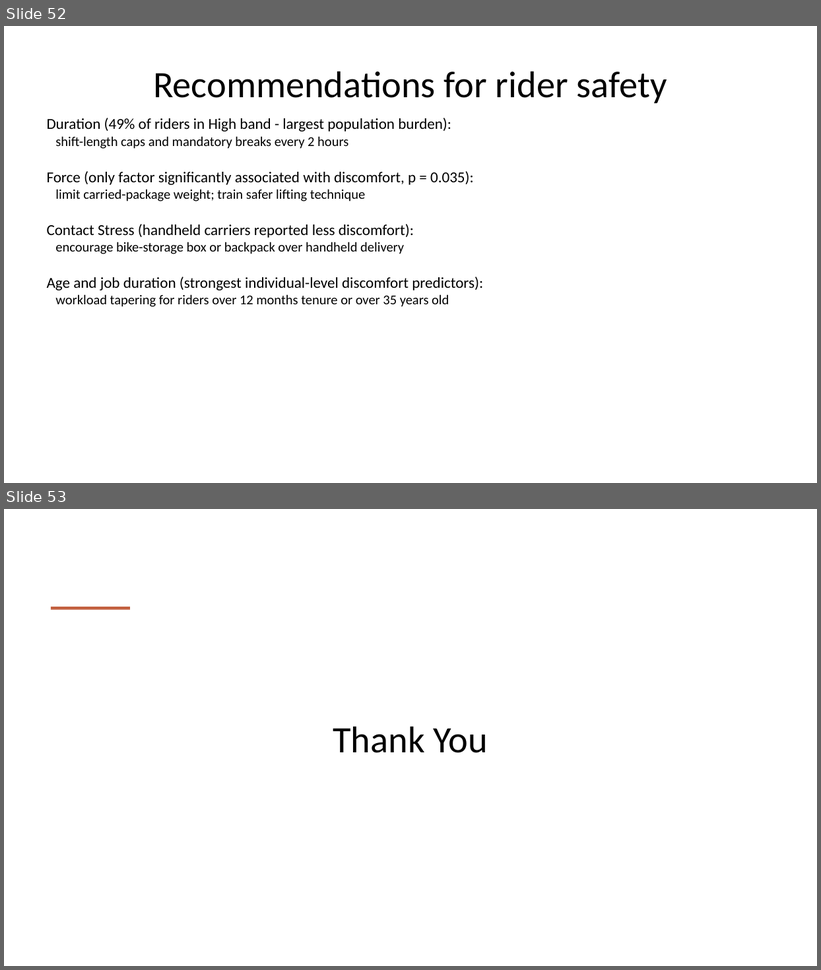
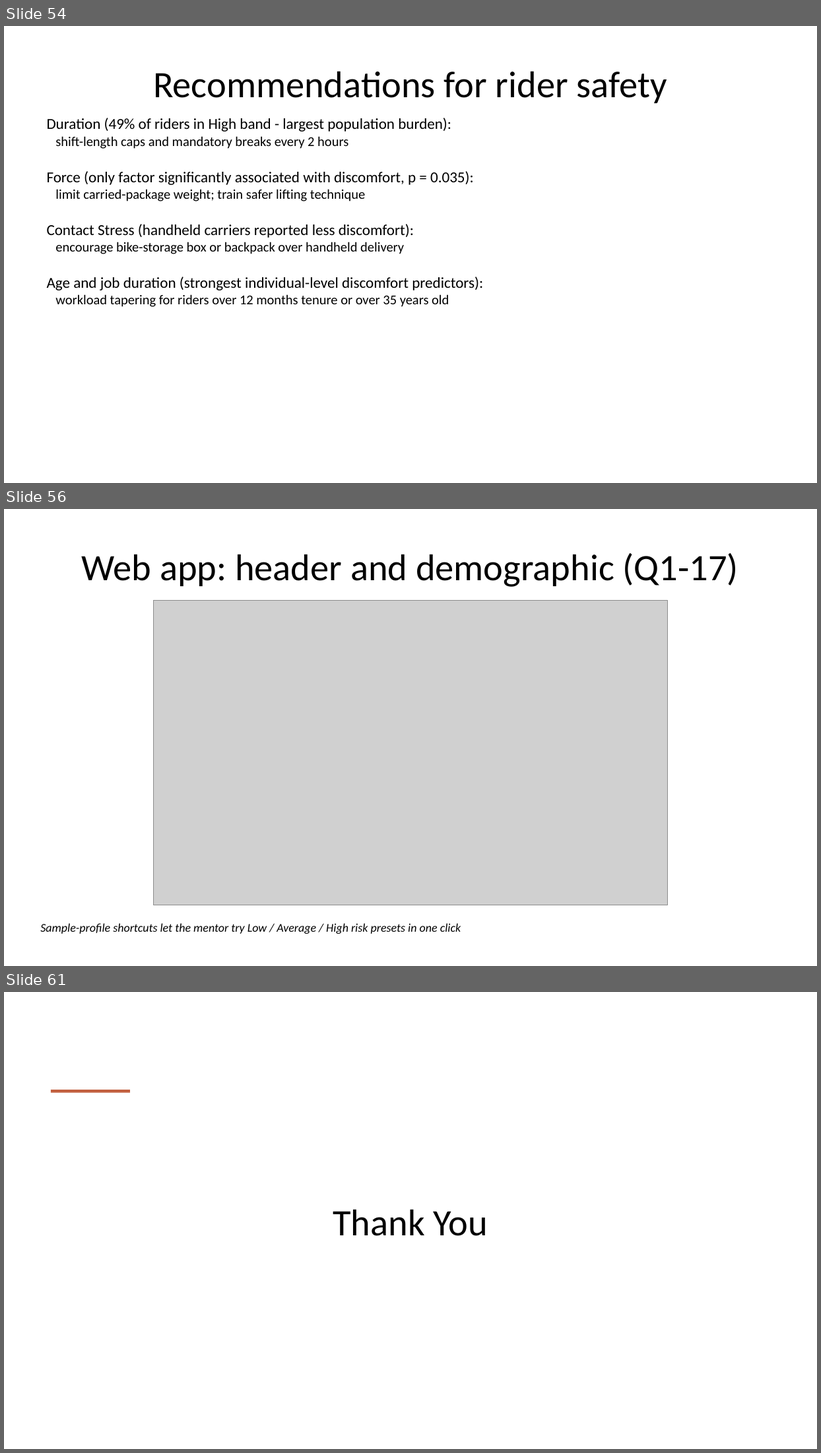
Before and after one commit to AilaVishnu/ergonomic-risk-factor-prediction, a slide deck: deck/Ergonomic_Risk_Factor_Prediction_Project_Plan_WITH_RESULTS.pptx. Shown one above the other, each under a label of ours: slides 52 and 53 before the commit, slides 54, 56 and 61 after it; the slides between them are not shown. The pictures are 821x970 and 821x1453 pixels, drawn with LibreOffice and Linux fonts; fonts in the diff are those of the drawing; grey boxes stand for pictures. Boxes give left, top, right and bottom in pixels: in the first picture for what was removed or moved away, otherwise in the second. Text is boxed around its words. In the diff, an @@ line names an element or a change of style, - is before the commit and + after.

Commit message:
Update deck builder + rebuild WITH_RESULTS.pptx (53 -> 61 slides)
8 new slides added so the deck matches what's now in PROJECT_REPORT.docx:
- Pipeline overview (the new methodology_flowchart.png) inserted right
  after the Results & Findings section header
- Winning hyperparameters text slide listing what GridSearchCV settled
  on per target (matches Table 10 in the doc)
- New 'Live web demo' section header
- 5 web-app screenshot slides showing the form sections and the
  prediction output (the same images embedded as Figures 11-15 in the
  doc, read from outputs/app_screenshots/ via a new
  add_screenshot_slide helper)

```diff
--- a/deck/Ergonomic_Risk_Factor_Prediction_Project_Plan_WITH_RESULTS.pptx
+++ b/deck/Ergonomic_Risk_Factor_Prediction_Project_Plan_WITH_RESULTS.pptx
@@ slide 56 added at <box>4,509,817,966</box>, background #FFFFFF @@
@@ title added at <box>81,553,739,587</box>, 44 pt, text #000000 @@
+Web app: header and demographic (Q1-17)
@@ picture added at <box>154,601,668,906</box> @@
@@ text added at <box>40,923,461,934</box>, 14 pt, text #000000, italic @@
+Sample-profile shortcuts let the mentor try Low / Average / High risk presets in one click
@@ what was slide 52 is now slide 54 @@
@@ what was slide 53 is now slide 61 @@
```
Also in this commit, not shown: 7 other slides added, 1 other file.
